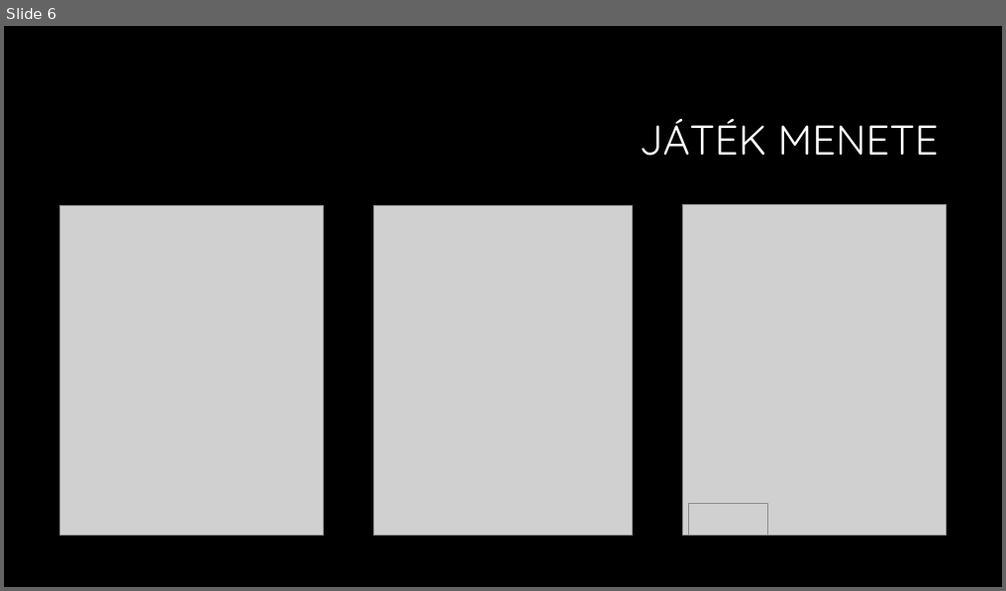
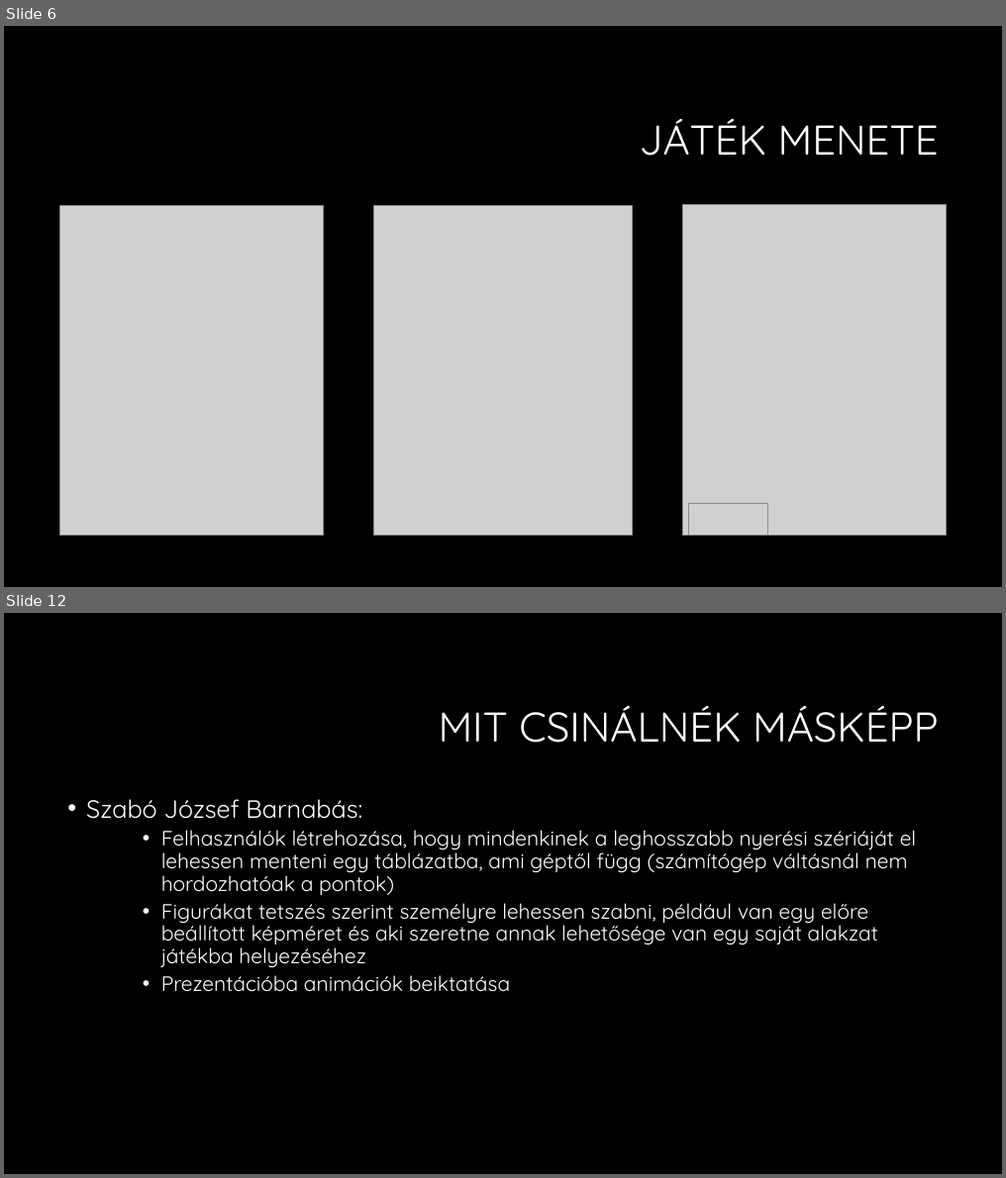
Before and after one commit to vincevince0/wizli, a slide deck: Amőba játék.pptx. Shown one above the other, each under a label of ours: slide 6 before the commit, slides 6 and 12 after it; the slides between them are not shown. The pictures are 1006x591 and 1006x1178 pixels, drawn with LibreOffice and Linux fonts; fonts in the diff are those of the drawing; grey boxes stand for pictures; background and template pictures are left out. Boxes give left, top, right and bottom in pixels: in the first picture for what was removed or moved away, otherwise in the second. Text is boxed around its words. In the diff, an @@ line names an element or a change of style, - is before the commit and + after.

```diff
--- a/Amőba játék.pptx
+++ b/Amőba játék.pptx
@@ slide 12 added at [4,613,1002,1174], background #000000 @@
@@ title added at [439,706,939,743], 40 pt, text #FFFFFF @@
+MIT CSINÁLNÉK MÁSKÉPP
@@ text added at [86,799,917,992], 20 pt, text #FFFFFF @@
+• Szabó József Barnabás:
+    • Felhasználók létrehozása, hogy mindenkinek a leghosszabb nyerési szériáját el lehessen menteni egy táblázatba, ami géptől függ (számítógép váltásnál nem hordozhatóak a pontok)
+    • Figurákat tetszés szerint személyre lehessen szabni, például van egy előre beállított képméret és aki szeretne annak lehetősége van egy saját alakzat játékba helyezéséhez
+    • Prezentációba animációk beiktatása
```
Also in this commit, not shown: 3 slides changed, 7 other slides added.
